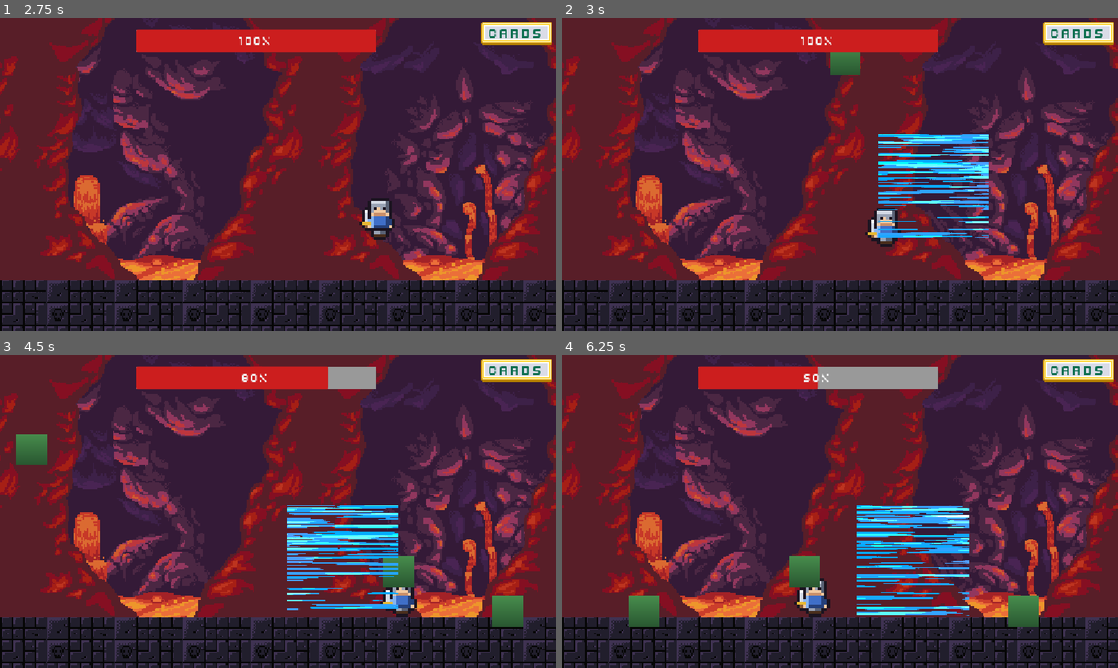
Above: before the commit, frames 1-4 (two rows, left to right).
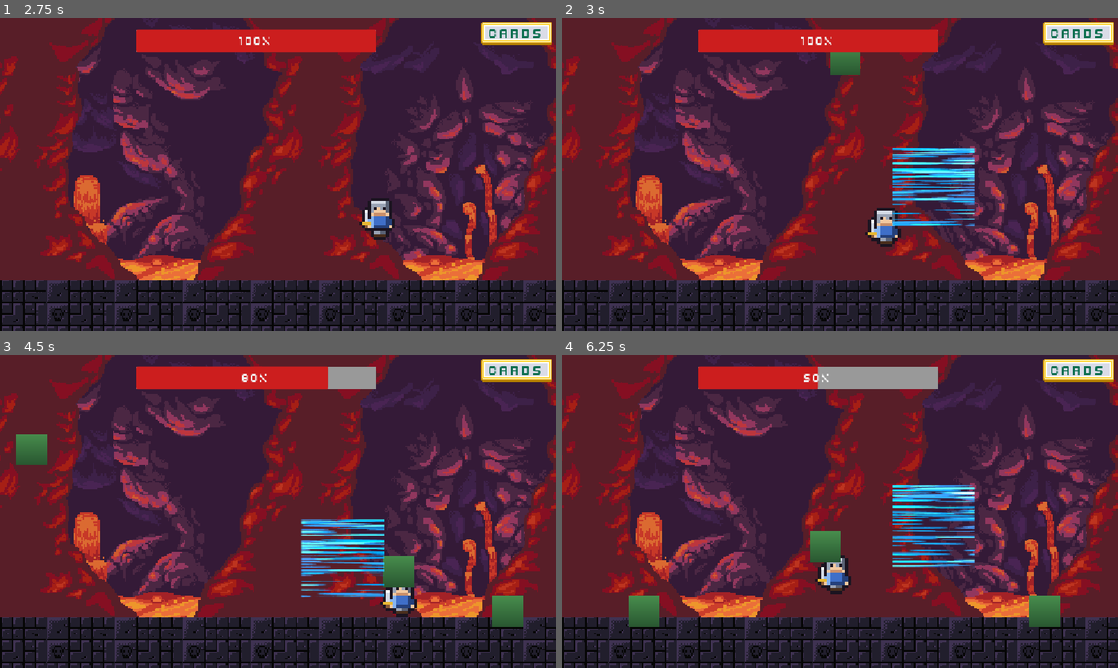
Above: after the commit, the same moments.

Repository: BillNyeFan123-creator/rebound
Game: Godot game, scene res://start_screen.tscn
Two runs of this game, one before a commit and one after it. Both use one fixed random seed, a clock stepped at 60 frames per second and the inputs below.
Inputs (mouse positions are in pixels of both pictures, inside the frame that each line leads up to):
- Up to frame 1 (2.75 s): click "Start Game" at 0.5 s; click "Cards" at 1.25 s; tap Enter at 2 s; move the mouse to (400, 158) at 2.02 s; hold D (move_right) from 2.03 s (still down); tap X (attack) at 2.1 s; tap W (jump) at 2.27 s
- Up to frame 2 (3 s): move the mouse to (728, 190) at 2.77 s; release D (move_right) at 2.78 s; hold A (move_left) from 2.78 s (still down); tap Shift (dash) at 2.85 s
- Up to frame 3 (4.5 s): tap W (jump) at 3.02 s; move the mouse to (333, 442) at 3.52 s; release A (move_left) at 3.53 s; hold D (move_right) from 3.53 s (still down); tap X (attack) at 3.6 s; move the mouse to (250, 574) at 4.27 s; tap Shift (dash) at 4.35 s
- Up to frame 4 (6.25 s): tap W (jump) at 4.52, 5.27, 6.02 s; move the mouse to (1006, 558) at 5.02 s; release D (move_right) at 5.03 s; hold A (move_left) from 5.03 s (still down); tap X (attack) at 5.1 s; move the mouse to (673, 464) at 5.77 s; tap Shift (dash) at 5.85 s

Frame 1 is identical in both runs. In frame 2, 3.9% of the frame differs, in the area x 56-77%, y 37-71%; in frame 3, 3.9%; in frame 4, 7.5%, in the area x 40-90%, y 41-87%.

Commit message:
Rebuild VFX sheets at native scale, fix filtering artifacts; enemy-enemy collision

Diff:
--- a/scenes/Enemy.tscn
+++ b/scenes/Enemy.tscn
@@ -16,6 +16,8 @@
 fill_to = Vector2(0, 1)
 
 [node name="Zombie" type="CharacterBody2D" groups=["enemy"]]
+collision_layer = 2
+collision_mask = 3
 script = ExtResource("1_enemy")
 
 [node name="Collision" type="CollisionShape2D" parent="."]
--- a/scripts/arena/Enemy.gd
+++ b/scripts/arena/Enemy.gd
@@ -42,7 +42,7 @@
 func take_hit(damage: float) -> void:
 	health -= int(ceil(damage))
 	Vfx.spawn(get_parent(), HIT_VFX, HIT_VFX_FRAMES.x, HIT_VFX_FRAMES.y, HIT_VFX_FRAMES.z,
-		45.0, global_position, 0.35)
+		45.0, global_position, 1.4)
 	if health <= 0:
 		die()
 		return
@@ -53,6 +53,6 @@
 
 
 func die() -> void:
-	Vfx.spawn(get_parent(), DEATH_VFX, 6, 5, 30, 30.0, global_position, 0.6)
+	Vfx.spawn(get_parent(), DEATH_VFX, 6, 5, 30, 30.0, global_position, 2.2)
 	died.emit()
 	queue_free()
--- a/scripts/player/player.gd
+++ b/scripts/player/player.gd
@@ -116,7 +116,7 @@
 		dash_dir = Vector2(direction, 0.0)
 	else:
 		dash_dir = Vector2(facing, 0.0)
-	var fx := Vfx.spawn(get_parent(), DASH_VFX, 6, 5, 30, 60.0, global_position, 0.45)
+	var fx := Vfx.spawn(get_parent(), DASH_VFX, 6, 5, 30, 60.0, global_position, 1.8)
 	if dash_dir.x < 0.0:
 		fx.flip_h = true
 	invuln_timer = maxf(invuln_timer, DASH_TIME * dash_time_mult)
Binary file changed: assets/VFX/dash.png
Binary file changed: assets/VFX/explosion.png
Binary file changed: assets/VFX/hit.png
